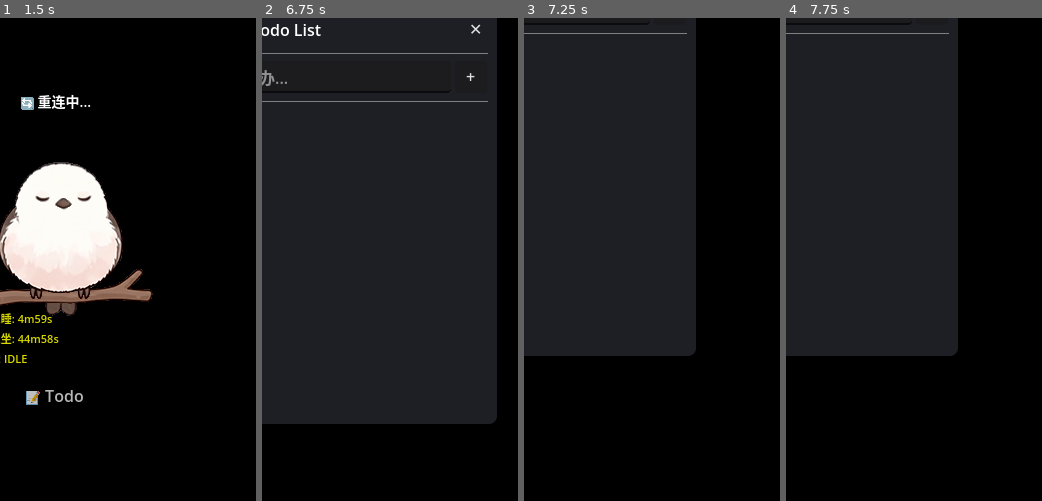
Above: before the commit, frames 1-4 (left to right).
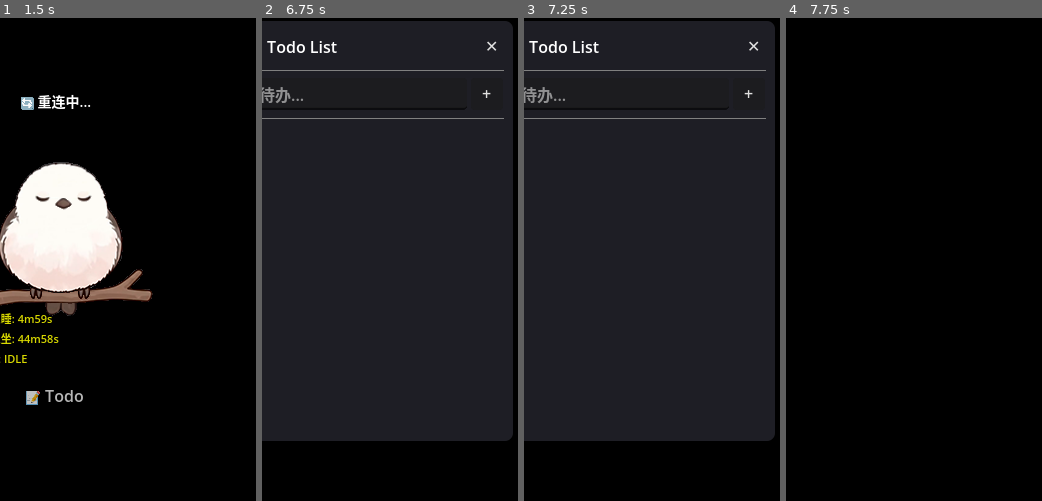
Above: after the commit, the same moments.

Repository: quinnlqy/bird-companion
Game: Godot game, scene res://node_2d_bird.tscn
Two runs of this game, one before a commit and one after it. Both use one fixed random seed, a clock stepped at 60 frames per second and the inputs below.
Inputs (mouse positions are in pixels of both pictures, inside the frame that each line leads up to):
- Up to frame 1 (1.5 s): click "📝 Todo" at 0.5 s; click "📝 Todo" at 1.25 s
- Up to frame 2 (6.75 s): click "📝 Todo" at 2 s; move the mouse to (377, 375) at 2.77 s; click (377, 375) at 2.92 s; drag from (466, 351) to (377, 375) at 3.52 s; move the mouse to (313, 196) at 4.27 s; click (313, 196) at 4.42 s; drag from (402, 273) to (313, 196) at 5.02 s; tap Enter at 5.75 s; move the mouse to (351, 148) at 5.77 s; click (351, 148) at 5.92 s; tap Space at 6.5 s; drag from (446, 249) to (351, 148) at 6.52 s
- Up to frame 3 (7.25 s): no input
- Up to frame 4 (7.75 s): click (1016, 46) at 7.25 s, where only the run after the commit has a clickable "✕"

Frame 1 is identical in both runs. In frame 2, 11% of the frame differs, in the area x 0-99%, y 0-88%; in frame 3, 40%; in frame 4, 47%, in the area x 0-68%, y 0-70%.

Commit message:
Migrate WebSocket to direct OpenClaw connection, fix fullscreen window, improve sleep detection
- 直连 OpenClaw WebSocket（替代 relay-server 中转方案）
- 实现完整认证流程：connect.challenge → req → res
- 修复跨设备分辨率/DPI 适配问题（fullscreen transparent window）
- 新增 _setup_fullscreen_window()，延迟一帧确保渲染器就绪
- 修复 todo 面板与鸟鸟拖拽冲突（_input → _unhandled_input）
- 入睡检测改为全局鼠标位置监听，任何操作都重置计时

Co-Authored-By: Claude Sonnet 4.6 <noreply@anthropic.com>

Diff:
--- a/bird.gd
+++ b/bird.gd
@@ -12,7 +12,7 @@
 var _todo_btn:   Button
 
 # ── 中转服务器配置 ────────────────────────────────────────
-const WS_URL := "ws://106.53.29.28:18790"
+const WS_URL := "ws://106.53.29.28:18789"
 
 var _ws := WebSocketPeer.new()
 var _reconnect_delay := 5.0
@@ -42,6 +42,9 @@
 var _drag_start : Vector2i
 var _is_dragging := false
 
+# ── 全局活动检测（鼠标移动 = 用户还在活动）──────────────────
+var _last_mouse_pos := Vector2i.ZERO
+
 
 func _ready() -> void:
 	anim_tree.active = true
@@ -49,16 +52,11 @@
 	_next_tilt = randf_range(5.0, 15.0)
 
 	# ── 全屏透明窗口（Bongocat 模式）──────────────────────
-	var screen_sz := DisplayServer.screen_get_size()
-	get_window().size     = screen_sz
-	get_window().position = Vector2i.ZERO
-	# 在 resize 之后设置透明（resize 可能重置渲染状态）
+	# 先设透明和清除色，再 resize（避免 resize 重置渲染状态）
 	get_window().transparent_bg = true
-	# 强制清除色为完全透明（兜底保证全屏背景透明）
 	RenderingServer.set_default_clear_color(Color(0.0, 0.0, 0.0, 0.0))
-	# 鸟鸟定位在屏幕右下角（距边缘留一些空间）
-	position = Vector2(screen_sz.x - 200.0, screen_sz.y - 280.0)
-
+	# 延迟一帧再做 resize + 定位，确保渲染器初始化完成
+	call_deferred("_setup_fullscreen_window")
 
 	# ── 调试标签（显示倒计时）─────────────────────────────
 	_debug_label = Label.new()
@@ -71,6 +69,30 @@
 	_update_status()
 	_connect_ws()
 	call_deferred("_init_todo")
+
+
+func _setup_fullscreen_window() -> void:
+	var win := get_window()
+	var screen_idx  := win.current_screen
+	var screen_rect := DisplayServer.screen_get_usable_rect(screen_idx)
+
+	# 必须先禁用内容缩放，视口才能跟随窗口大小变化
+	win.content_scale_mode   = Window.CONTENT_SCALE_MODE_DISABLED
+	win.content_scale_aspect = Window.CONTENT_SCALE_ASPECT_IGNORE
+
+	win.position      = screen_rect.position
+	win.size          = screen_rect.size
+	win.always_on_top = true
+
+	# 等两帧，确保 resize 和缩放模式都生效
+	await get_tree().process_frame
+	await get_tree().process_frame
+
+	var vp_sz := get_viewport_rect().size
+	print("[Window] screen_rect=", screen_rect, "  viewport=", vp_sz)
+	position = Vector2(vp_sz.x - 200.0, vp_sz.y - 280.0)
+	_reposition_todo_ui()
+	_update_mouse_region()
 
 
 # ── Todo 初始化 ─────────────────────────────────────────
@@ -195,6 +217,14 @@
 			_reconnect_delay  = min(_reconnect_delay * 2, 60.0)
 			_connect_ws()
 
+	# ── 全局活动检测：鼠标只要移动就重置入睡计时 ────────────
+	var cur_mouse := DisplayServer.mouse_get_position()
+	if cur_mouse != _last_mouse_pos:
+		_last_mouse_pos = cur_mouse
+		_idle_timer = 0.0
+		if _state == State.SLEEPING:
+			_wake_up()
+
 	# ── 休眠计时（工作中不计入）────────────────────────────
 	if _state != State.SLEEPING and _state != State.WORKING:
 		_idle_timer += delta
@@ -236,45 +266,79 @@
 func _on_ws_message(raw: String) -> void:
 	var msg = JSON.parse_string(raw)
 	if msg == null:
+		print("[WS] 无法解析 JSON")
 		return
 
 	var msg_type: String = msg.get("type", "")
-
-	# 中转服务器欢迎包
+	print("[WS] event=", msg.get("event", msg_type))
+
+	# ── 收到 challenge，发送认证请求 ──────────────────────
+	if msg_type == "event" and msg.get("event", "") == "connect.challenge":
+		var nonce = msg.get("payload", {}).get("nonce", "")
+		print("[WS] 收到 challenge nonce=", nonce, "，发送认证...")
+		var auth_req := {
+			"type": "req",
+			"id": "bird-companion-001",
+			"method": "connect",
+			"params": {
+				"minProtocol": 3,
+				"maxProtocol": 3,
+				"client": { "id": "cli", "version": "2026.3.2", "platform": "windows", "mode": "cli" },
+				"role": "operator",
+				"scopes": ["operator.read", "operator.write"],
+				"auth": { "token": "lobster123" }
+			}
+		}
+		_ws.send_text(JSON.stringify(auth_req))
+		return
+
+	# ── 收到认证响应 ──────────────────────────────────────
+	if msg_type == "res":
+		if msg.get("ok", false):
+			print("[WS] 认证成功！")
+			_reconnect_delay = 5.0
+			_update_status()
+		else:
+			print("[WS] 认证失败：", msg)
+		return
+
+	# ── 中转服务器兼容（欢迎包）──────────────────────────
 	if msg_type == "welcome":
-		print("[WS] 已连接到中转服务器")
+		print("[WS] 已连接到中转服务器（旧模式）")
 		_reconnect_delay = 5.0
 		_update_status()
 		return
 
-	# 事件消息
-	if msg_type == "event" and msg.get("event", "") == "agent":
+	# ── 事件消息 ──────────────────────────────────────────
+	if msg_type == "event":
+		var evt: String = msg.get("event", "")
 		var payload = msg.get("payload", {})
-		# 任何事件到来都重置休眠计时
-		_idle_timer = 0.0
-		match payload.get("stream", ""):
-			"lifecycle":
-				var phase = payload.get("data", {}).get("phase", "")
-				match phase:
-					"start":
-						print("[Pet] AI 开始工作 → working")
-						_wake_up_if_sleeping()
-						_set_state(State.WORKING)
-					"end":
-						print("[Pet] AI 完成工作 → done")
-						_set_state(State.DONE)
-						await get_tree().create_timer(3.0).timeout
-						_set_state(State.IDLE)
-			"sedentary":
-				print("[Pet] 久坐提醒（服务器推送）")
-				_sedentary_timer = 0.0
-				_trigger_side_animation()
-			"sleep":
-				print("[Pet] 收到下班指令 → 休眠")
-				_set_state(State.SLEEPING)
-			"wake":
-				print("[Pet] 收到唤醒指令")
-				_wake_up()
+		_idle_timer = 0.0  # 任何事件都重置休眠计时
+
+		if evt == "agent":
+			match payload.get("stream", ""):
+				"lifecycle":
+					var phase = payload.get("data", {}).get("phase", "")
+					match phase:
+						"start":
+							print("[Pet] AI 开始工作 → working")
+							_wake_up_if_sleeping()
+							_set_state(State.WORKING)
+						"end":
+							print("[Pet] AI 完成工作 → done")
+							_set_state(State.DONE)
+							await get_tree().create_timer(3.0).timeout
+							_set_state(State.IDLE)
+				"sedentary":
+					print("[Pet] 久坐提醒")
+					_sedentary_timer = 0.0
+					_trigger_side_animation()
+				"sleep":
+					print("[Pet] 收到下班指令 → 休眠")
+					_set_state(State.SLEEPING)
+				"wake":
+					print("[Pet] 收到唤醒指令")
+					_wake_up()
 
 
 # ── 切换宠物状态 ──────────────────────────────────────────
@@ -368,7 +432,7 @@
 
 
 # ── 点击 / 拖拽（左键）───────────────────────────────────
-func _input(event: InputEvent) -> void:
+func _unhandled_input(event: InputEvent) -> void:
 	if event is InputEventMouseButton and event.button_index == MOUSE_BUTTON_LEFT:
 		if event.pressed:
 			_idle_timer  = 0.0  # 点击重置入睡计时
--- a/project.godot
+++ b/project.godot
@@ -19,7 +19,6 @@
 
 window/size/viewport_width=256
 window/size/viewport_height=512
-window/size/resizable=false
 window/size/transparent=true
 window/per_pixel_transparency/allowed=true
 
